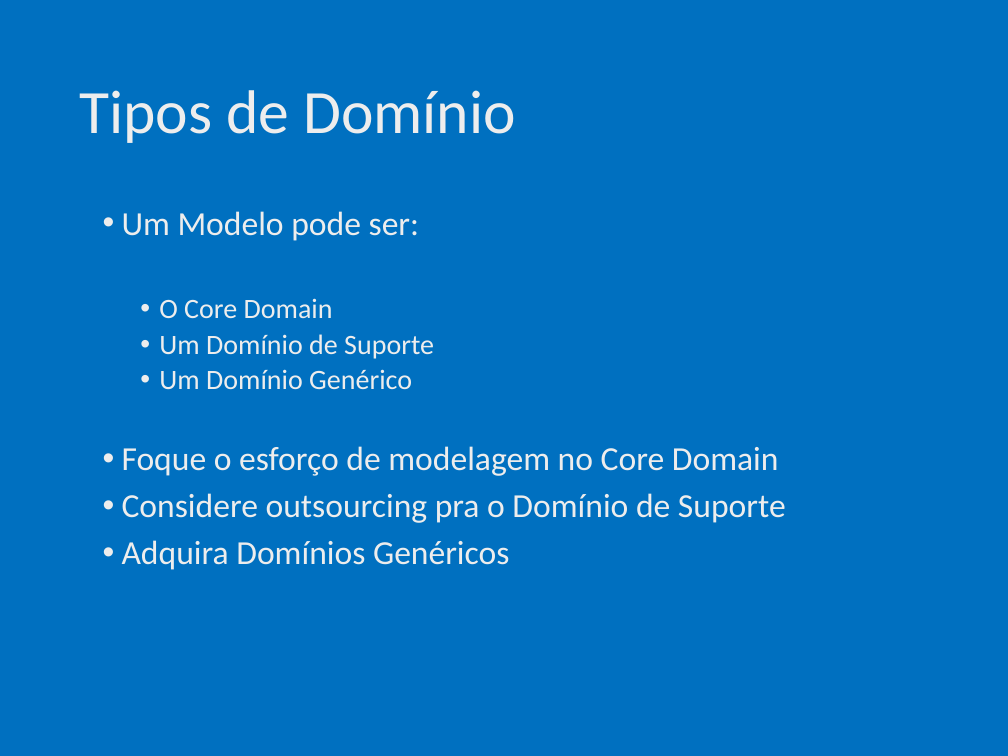
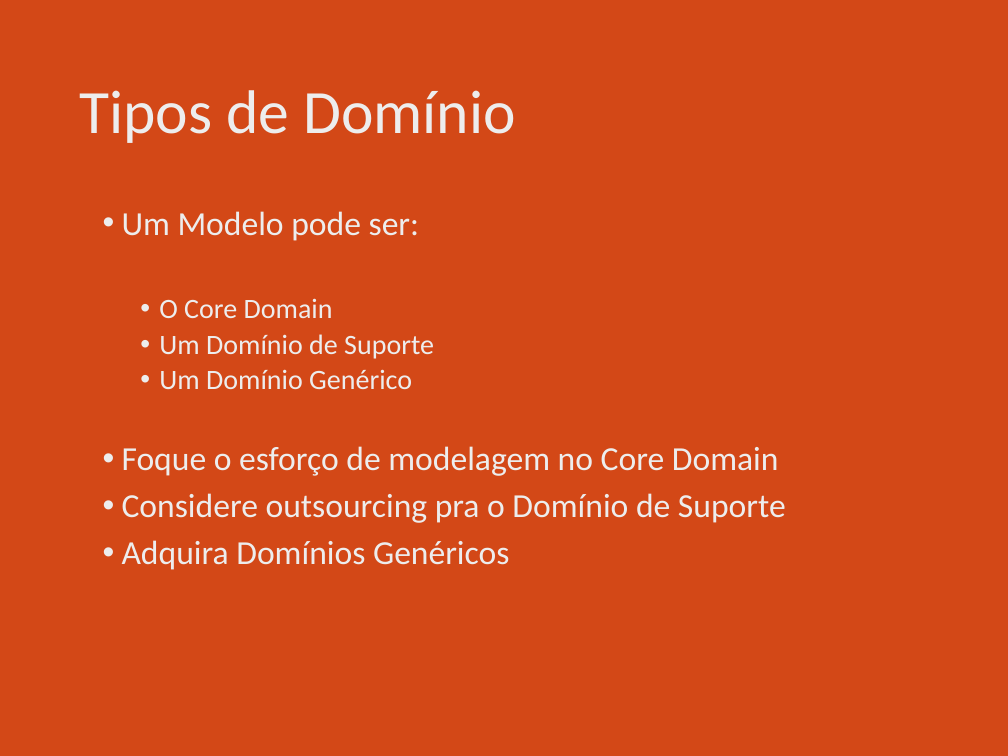
Before and after one commit to ivanpaulovich/event-sourcing-jambo, a slide deck: slide 9 of docs/Introdução ao Domain-Driven-Design (DDD).pptx (slide 8 before the commit). Drawn at 1008x756 pixels with LibreOffice and Linux fonts; fonts in the diff are those of the drawing. Boxes give left, top, right and bottom in pixels: in the first picture for what was removed or moved away, otherwise in the second. Text is boxed around its words. In the diff, an @@ line names an element or a change of style, - is before the commit and + after.

```diff
--- a/docs/Introdução ao Domain-Driven-Design (DDD).pptx
+++ b/docs/Introdução ao Domain-Driven-Design (DDD).pptx
@@ background #0070C0 to #D34817 @@
```
Also in this commit, not shown: 12 other slides changed, 3 slides added, 3 slides removed.
